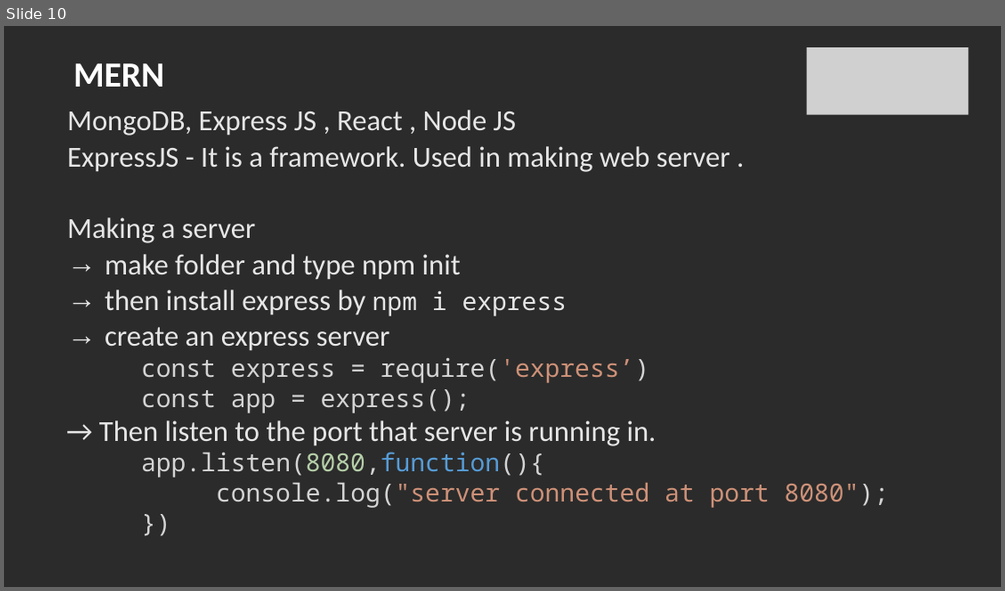
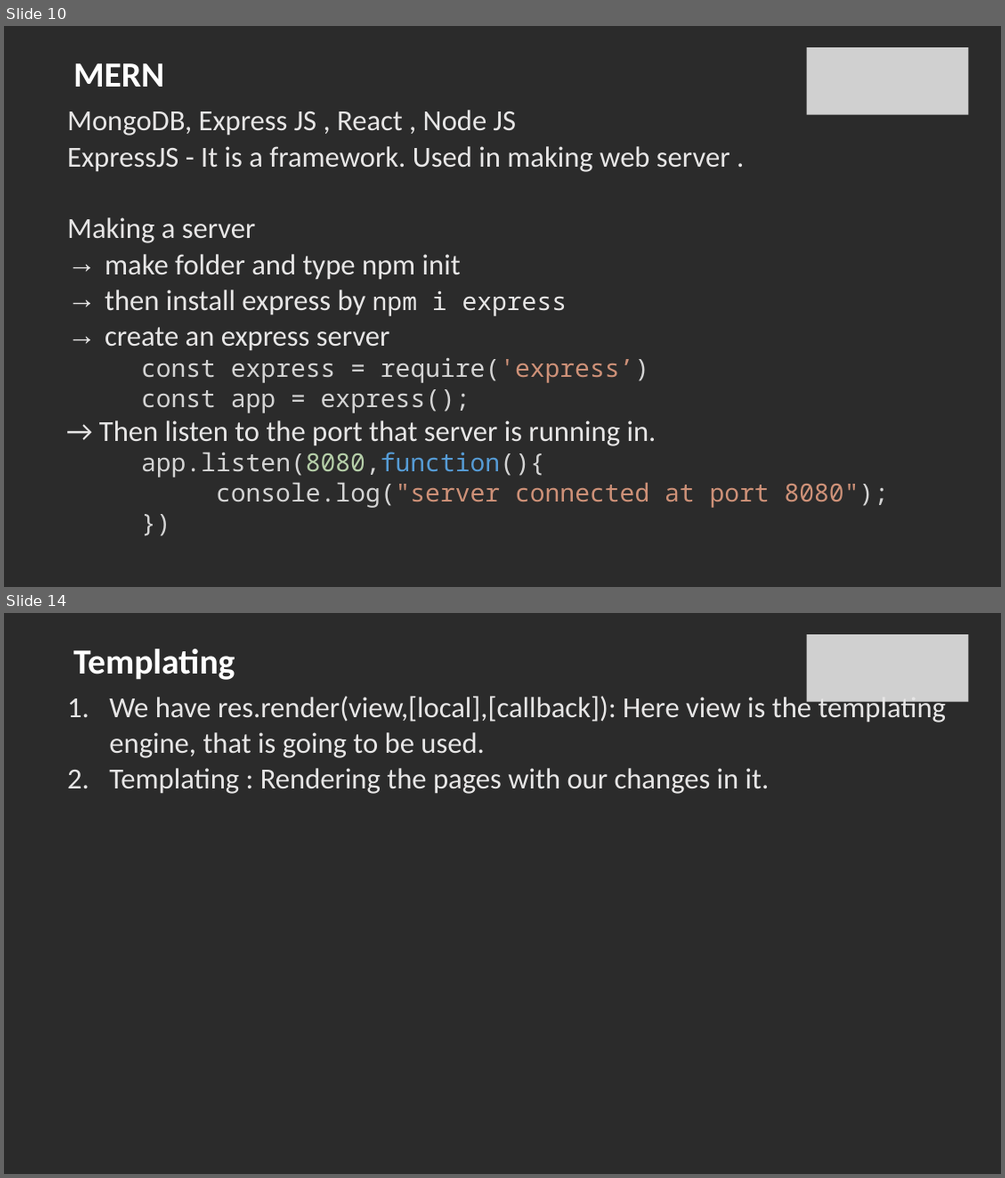
Before and after one commit to SachinBarpanda/glaBackend, a slide deck: NodeJS.pptx. Shown one above the other, each under a label of ours: slide 10 before the commit, slides 10 and 14 after it; the slides between them are not shown. The pictures are 1005x591 and 1005x1178 pixels, drawn with LibreOffice and Linux fonts; fonts in the diff are those of the drawing; grey boxes stand for pictures; background and template pictures are left out; a plain dark background stands for a picture behind light text. Boxes give left, top, right and bottom in pixels: in the first picture for what was removed or moved away, otherwise in the second. Text is boxed around its words. In the diff, an @@ line names an element or a change of style, - is before the commit and + after.

```diff
--- a/NodeJS.pptx
+++ b/NodeJS.pptx
@@ slide 14 added at (x1=4, y1=613, x2=1001, y2=1174), background picture (left out) @@
@@ picture added at (x1=807, y1=634, x2=968, y2=702) @@
@@ title added at (x1=73, y1=649, x2=235, y2=680), 34 pt, text #FFFFFF, bold @@
+Templating
@@ text added at (x1=109, y1=694, x2=947, y2=794), 28 pt, text #E7E6E6 @@
+1. We have res.render(view,[local],[callback]): Here view is the templating engine, that is going to be used.
+2. Templating : Rendering the pages with our changes in it.
```
Also in this commit, not shown: 3 other slides added.
